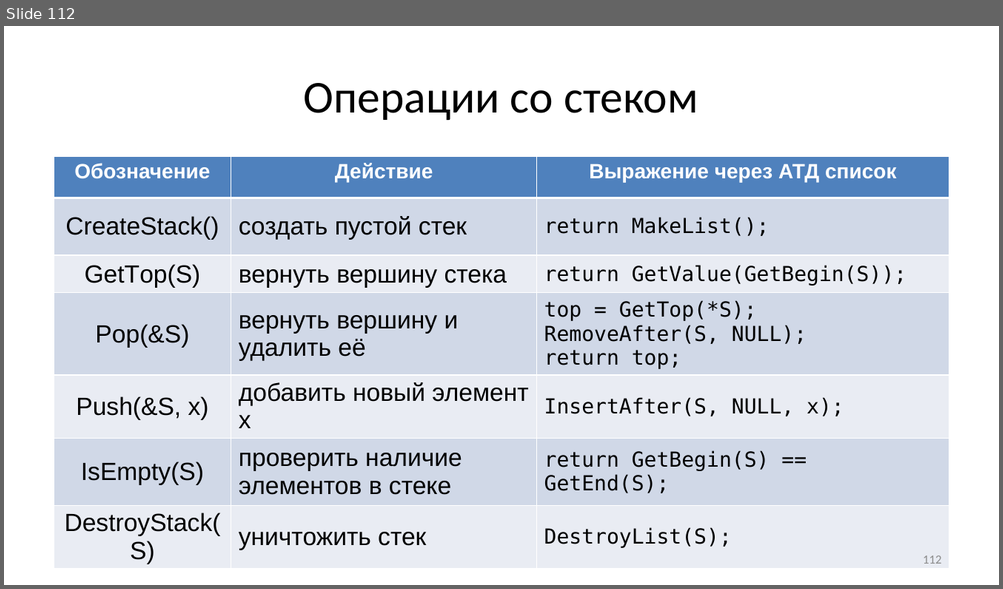
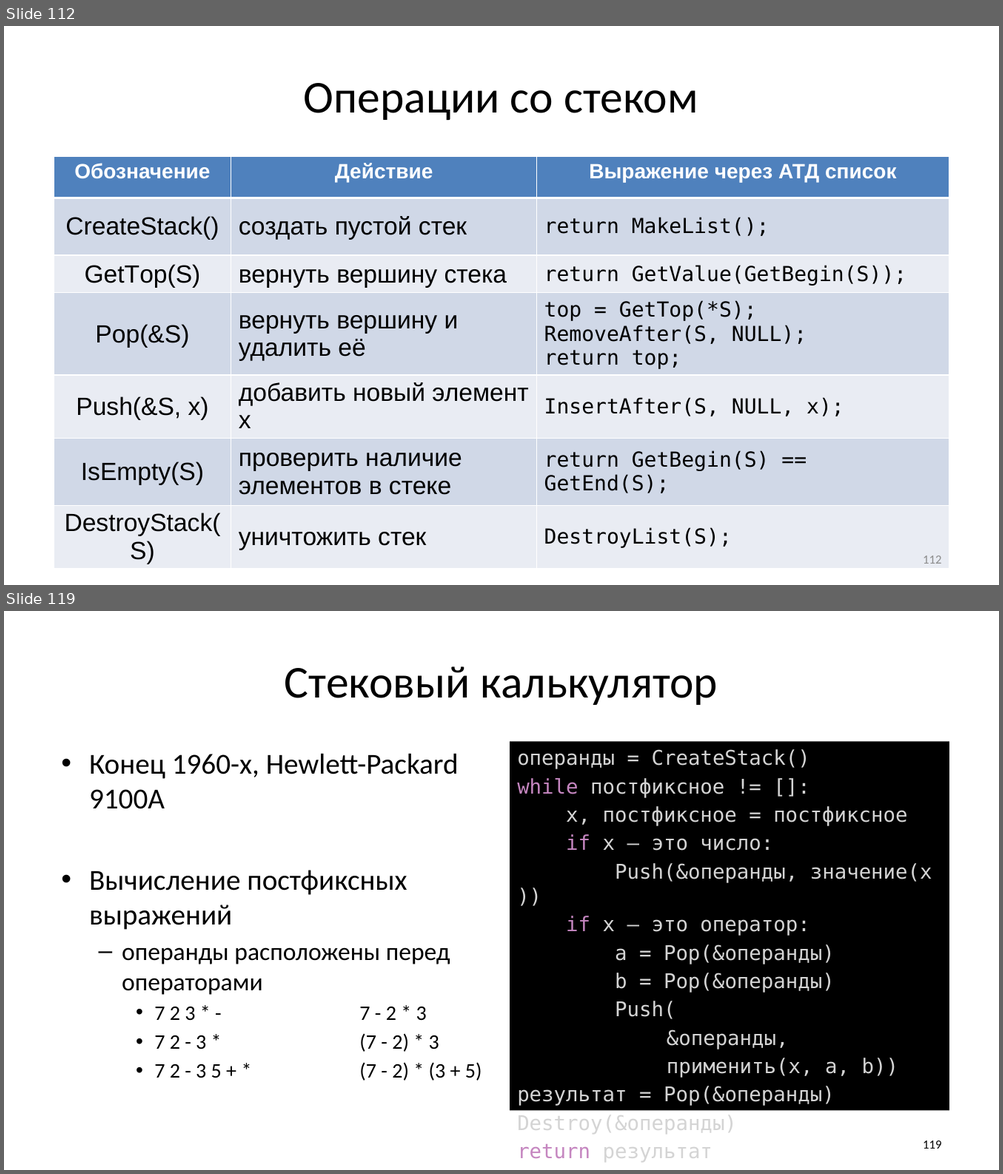
Before and after one commit to Evgueni-Petrov-aka-espetrov/Algorithms-and-Programming-in-C-pptx, a slide deck: 08 Списки.pptx. Shown one above the other, each under a label of ours: slide 112 before the commit, slides 112 and 119 after it; the slides between them are not shown. The pictures are 1003x589 and 1003x1174 pixels, drawn with LibreOffice and Linux fonts; fonts in the diff are those of the drawing. Boxes give left, top, right and bottom in pixels: in the first picture for what was removed or moved away, otherwise in the second. Text is boxed around its words. In the diff, an @@ line names an element or a change of style, - is before the commit and + after.

Commit message:
перестроил рассказ про стековый калькулятор; добавил картинки про сортировочную станцию

```diff
--- a/08 Списки.pptx
+++ b/08 Списки.pptx
@@ slide 119 added at (x1=4, y1=611, x2=999, y2=1170), background #FFFFFF @@
@@ title added at (x1=284, y1=667, x2=718, y2=705), 44 pt, text #000000 @@
+Стековый калькулятор
@@ text added at (x1=510, y1=741, x2=949, y2=1111), fill #000000, 19.6 pt, text #D4D4D4 @@
+операнды = CreateStack()
+while постфиксное != []:
+х, постфиксное = постфиксное
+if х – это число:
+Push(&операнды, значение(х))
+if х – это оператор:
+a = Pop(&операнды)
+b = Pop(&операнды)
+Push(
+&операнды,
+применить(x, a, b))
+результат = Pop(&операнды)
+Destroy(&операнды)
+return результат
@@ text added at (x1=89, y1=753, x2=482, y2=1081), 28 pt, text #000000 @@
+• Конец 1960-х, Hewlett-Packard 9100A
+• Вычисление постфиксных выражений
+  – операнды расположены перед операторами
+    • 7 2 3 * - 7 - 2 * 3
+    • 7 2 - 3 * (7 - 2) * 3
+    • 7 2 - 3 5 + * (7 - 2) * (3 + 5)
@@ page number added at (x1=922, y1=1141, x2=941, y2=1149), 12 pt, text #000000 @@
+119
```
Also in this commit, not shown: 7 slides changed, 26 other slides added, 8 slides removed.
